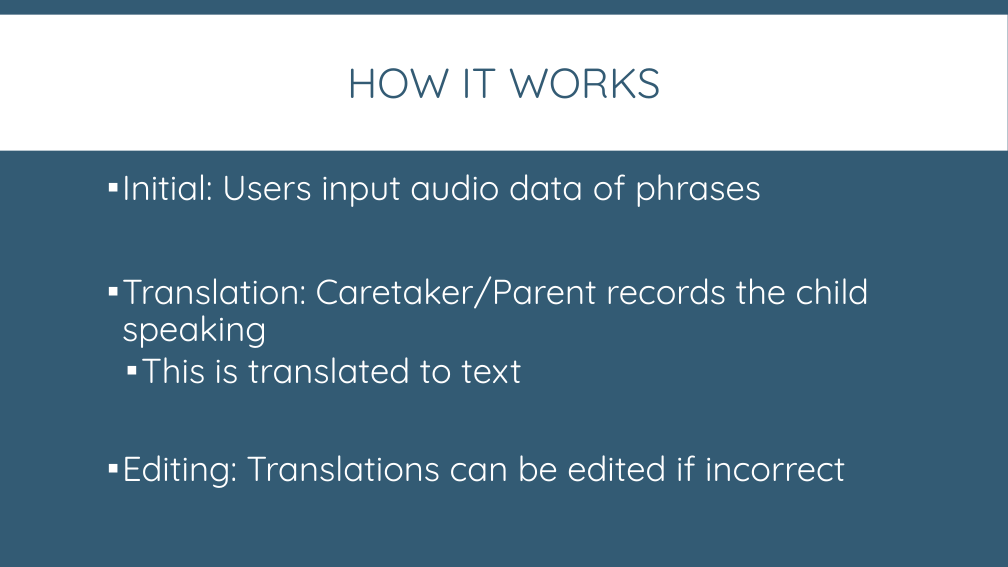
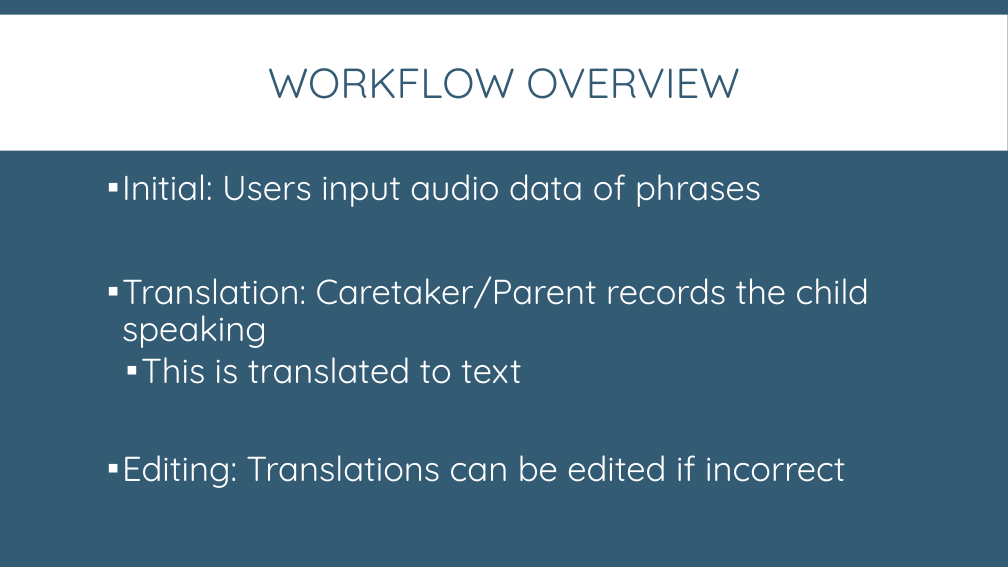
Before and after one commit to brooklyn2016/team-19, a slide deck: slide 5 of presentation-Final Edit.pptx (slide 3 before the commit). Drawn at 1008x567 pixels with LibreOffice and Linux fonts; fonts in the diff are those of the drawing. Boxes give left, top, right and bottom in pixels: in the first picture for what was removed or moved away, otherwise in the second. Text is boxed around its words. In the diff, an @@ line names an element or a change of style, - is before the commit and + after.

```diff
--- a/presentation-Final Edit.pptx
+++ b/presentation-Final Edit.pptx
@@ title at box(268, 68, 740, 99): text changed @@
-HOW IT WORKS
+WORKFLOW OVERVIEW
```
Also in this commit, not shown: 10 other slides changed, 3 slides added.
